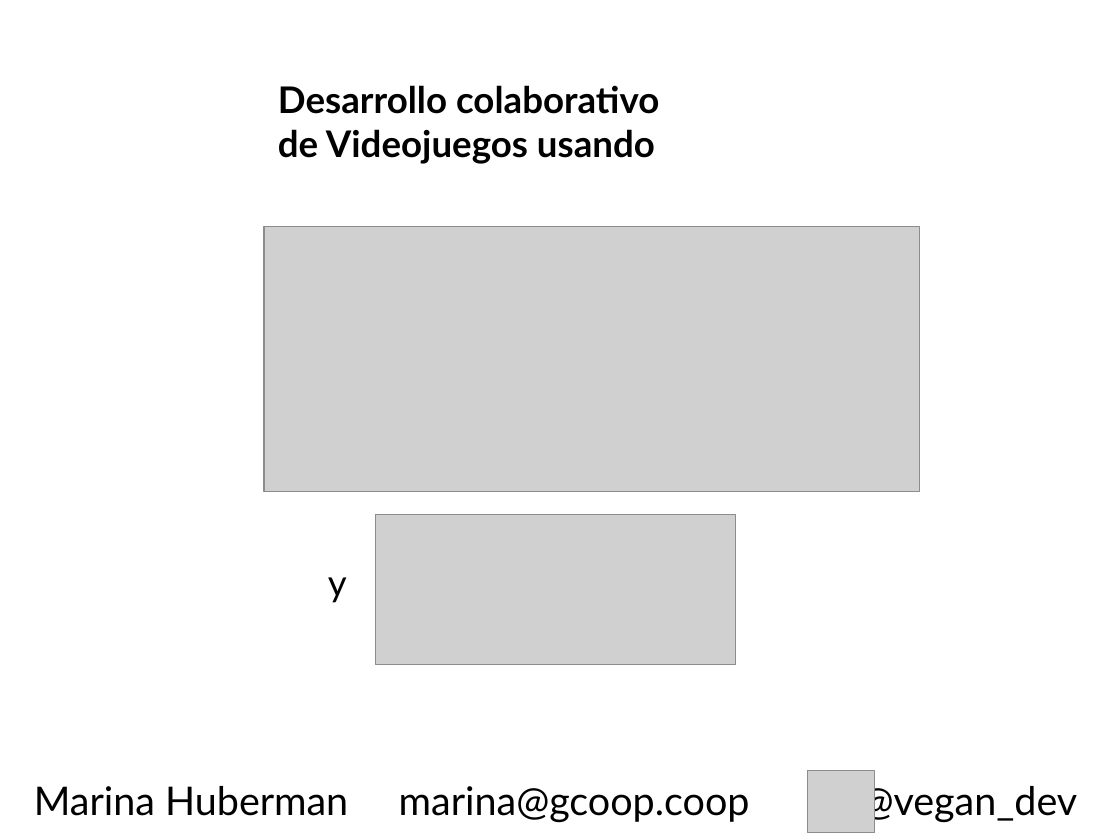
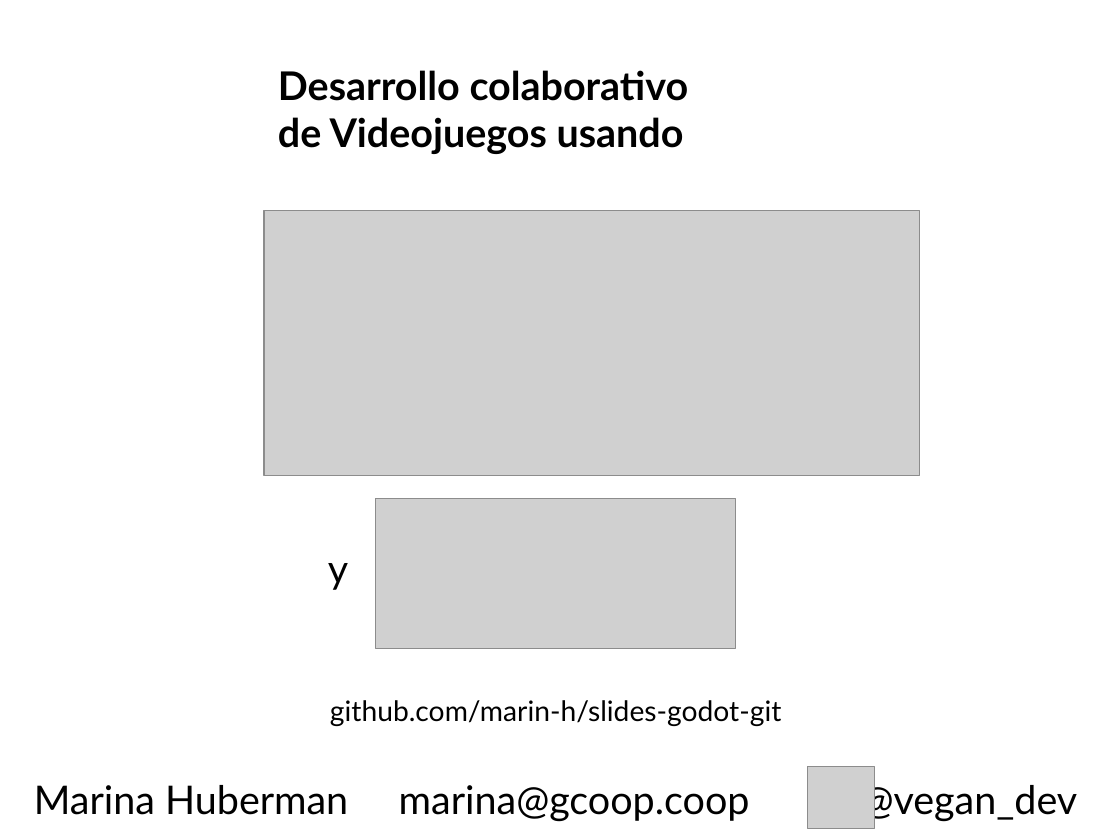
Before and after one commit to marin-h/slides-godot-git, a slide deck: slide 1 of slides.odp. Drawn at 1120x840 pixels with LibreOffice and Linux fonts; fonts in the diff are those of the drawing; grey boxes stand for pictures. Boxes give left, top, right and bottom in pixels: in the first picture for what was removed or moved away, otherwise in the second. Text is boxed around its words. In the diff, an @@ line names an element or a change of style, - is before the commit and + after.

```diff
--- a/slides.odp
+++ b/slides.odp
@@ text "Desarrollo colaborativo": place and size @@
-text "Desarrollo colaborativo" at box(278, 85, 659, 164)
+text "Desarrollo colaborativo" at box(278, 70, 689, 154)
@@ text "Desarrollo colaborativo" at box(278, 70, 689, 154): size 26 to 28 pt @@
@@ picture: place and size @@
-picture at box(264, 227, 920, 492)
+picture at box(264, 210, 920, 476)
@@ picture: place and size @@
-picture at box(376, 514, 736, 665)
+picture at box(376, 498, 736, 648)
@@ text "y" at box(328, 563, 348, 590): size 26 to 28 pt @@
@@ text "y": place and size @@
-text "y" at box(328, 577, 347, 603)
+text "y" at box(328, 563, 348, 590)
@@ text added at box(330, 700, 782, 726), 20 pt, text #000000 @@
+github.com/marin-h/slides-godot-git
@@ picture: place and size @@
-picture at box(808, 771, 875, 833)
+picture at box(808, 767, 875, 829)
```
Also in this commit, not shown: 2 other slides changed.
